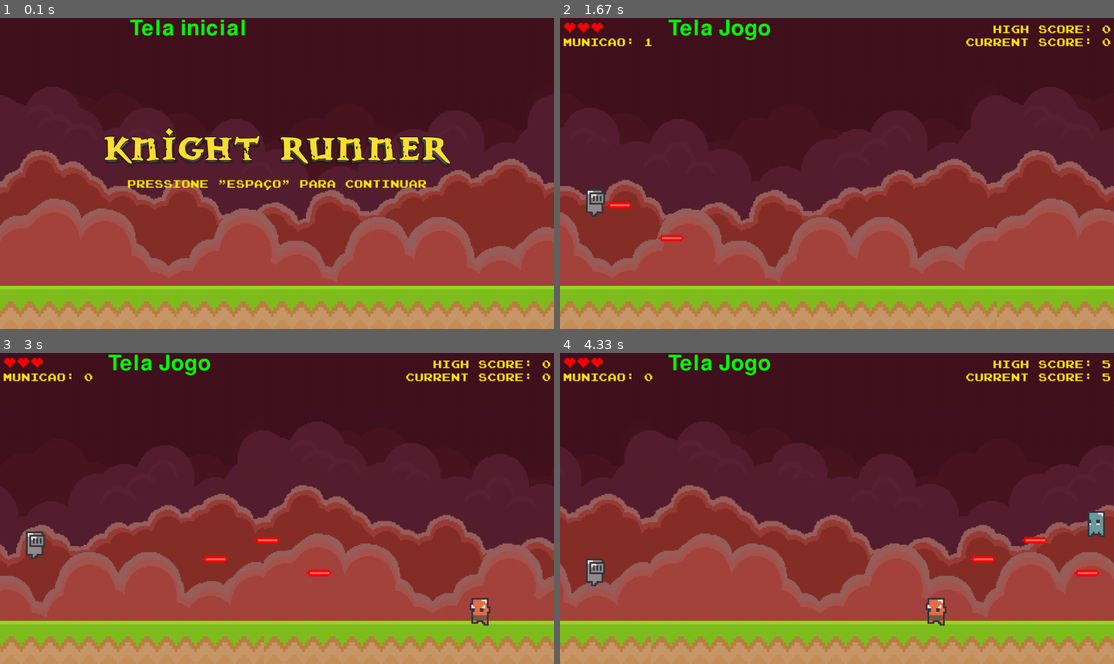
Above: before the commit, frames 1-4 (two rows, left to right).
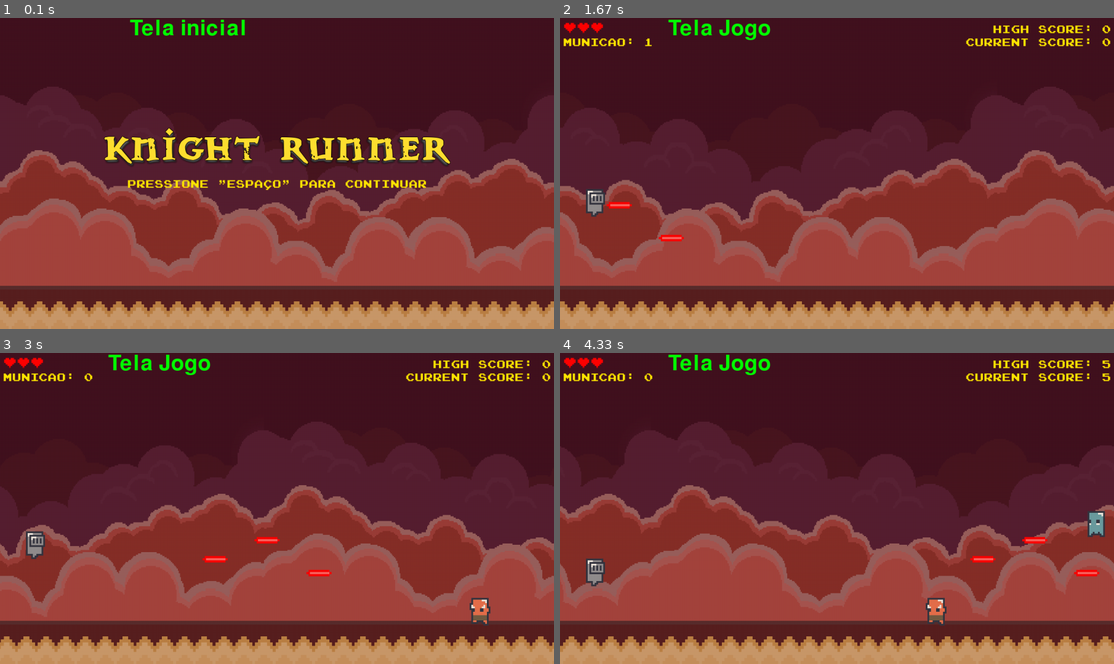
Above: after the commit, the same moments.

Repository: insper-classroom/devlife-23-1-projeto-pygame-henrique-e-guilherme
Game: pygame game, started from jogo/funcoes/jogo.py
Two runs of this game, one before a commit and one after it. Both use one fixed random seed, a clock stepped at 60 frames per second and the inputs below.
Inputs (mouse positions are in pixels of both pictures, inside the frame that each line leads up to):
- Up to frame 1 (0.1 s): no input
- Up to frame 2 (1.67 s): tap Space at 0.33, 0.73, 1.03 s; click (665, 126) at 1.22 s; click (1041, 282) at 1.55 s
- Up to frame 3 (3 s): click (288, 402) at 1.88 s; tap Space at 2.23 s
- Up to frame 4 (4.33 s): tap Space at 3.07, 3.37, 4.3 s; click (1008, 502) at 3.95 s

The runs differ from the first frame. In frame 1, 8.0% of the frame differs, in the area x 0-100%, y 85-97%; in frame 2, 8.0%; in frame 3, 8.0%; in frame 4, 8.0%.

Commit message:
Cor do chao mudada

Diff:
--- a/jogo/funcoes/funcoes_do_jogo.py
+++ b/jogo/funcoes/funcoes_do_jogo.py
@@ -21,7 +21,7 @@
 
         #Adicionei essas imagens so para testar e dps mudar
         'fundo': pygame.transform.scale((pygame.image.load('jogo/assets/Red Sky.png').convert_alpha()), (1280, 720)),
-        'ground': pygame.transform.scale((pygame.image.load('jogo/assets/ground_provisorio.png').convert_alpha()), (1280, 300)),
+        'ground': pygame.transform.scale((pygame.image.load('jogo/assets/ground1.png').convert_alpha()), (1280, 300)),
 
         'highscore': 0,
         'pontuacao': 0,
Binary file added: jogo/assets/ground.png
Binary file added: jogo/assets/ground1.png
Binary file added: jogo/assets/ground_provisorio copy.png
Not shown, added: jogo/.DS_Store
Not shown, added: jogo/assets/.DS_Store
